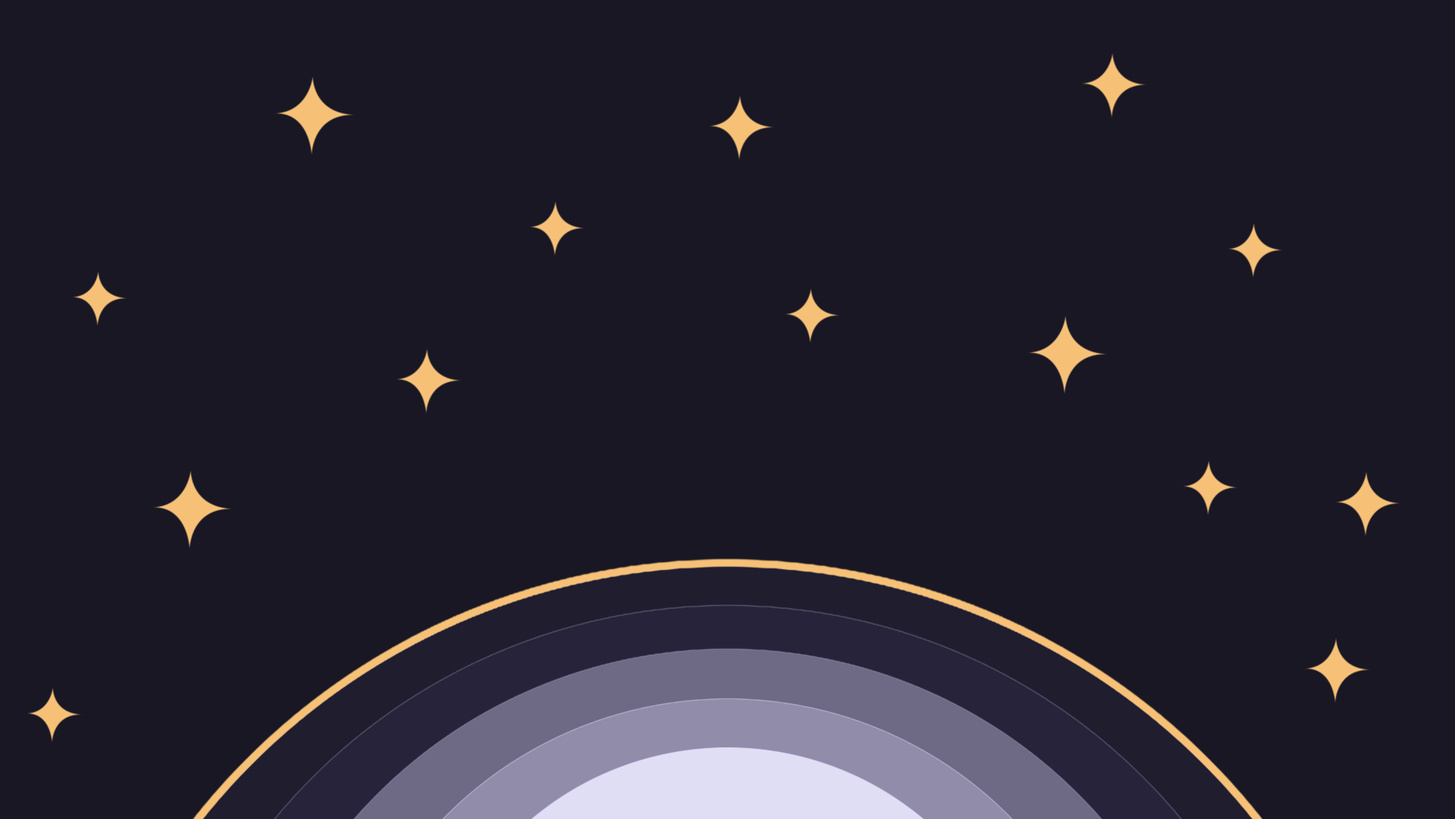
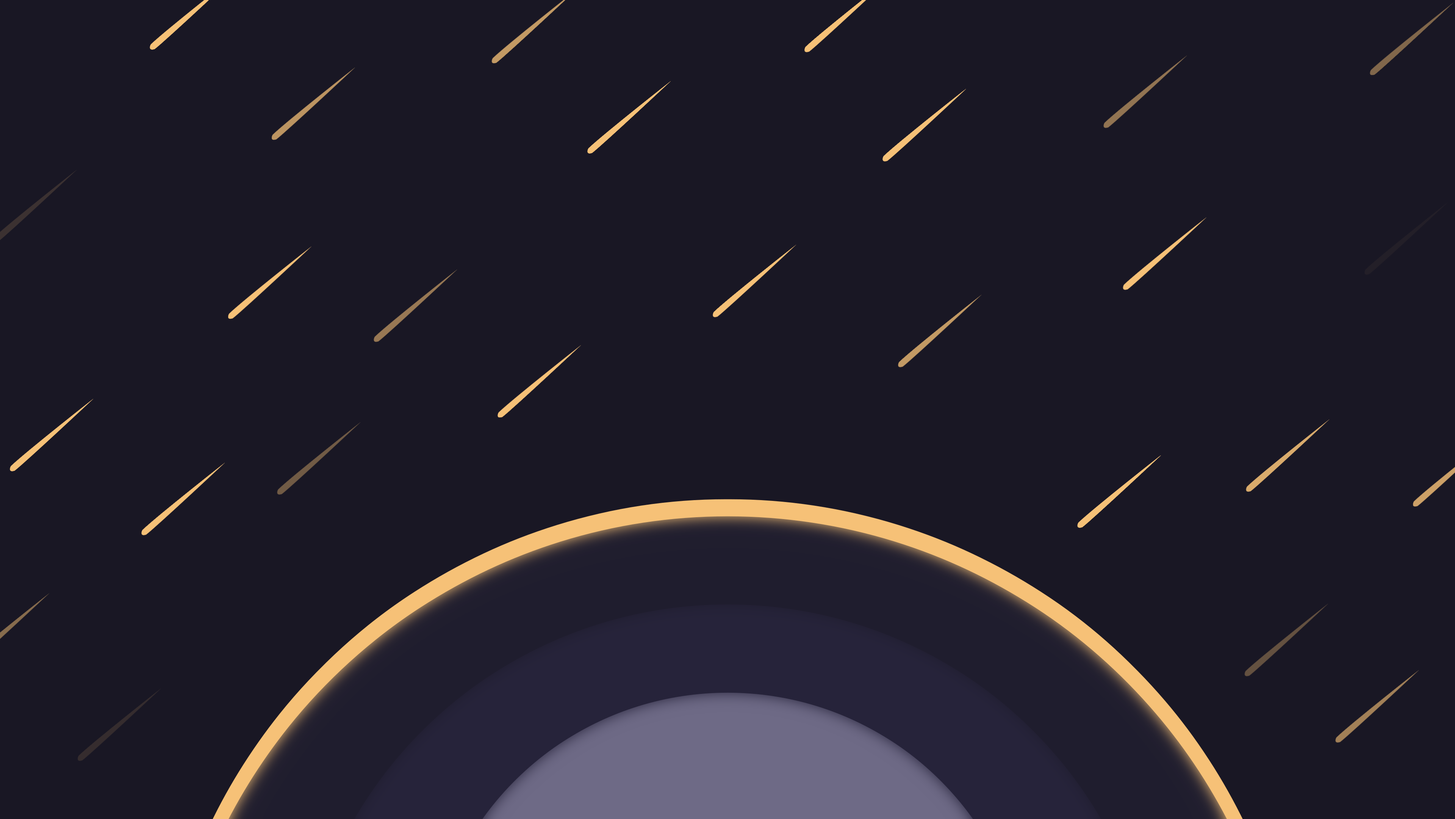
Layered file, before and after one edit (1455 x 819). Changes by layer:
removed group "Circles" (6 layers) over [192, 558, 1264, 819]
renamed "Circle_1" to "Arc_Small", moved it out of group "Circles", painted on it, masked it over [482, 692, 974, 819]
removed layer "Circle_2" from group "Circles" over [440, 697, 1015, 819]
removed layer "Circle_3" from group "Circles" over [352, 647, 1104, 819]
removed layer "Circle_4" from group "Circles" over [272, 603, 1184, 819]
removed layer "Circle_5" from group "Circles" over [201, 565, 1255, 819]
added layer "Arc_Medium" above "Arc_Large" over [354, 604, 1102, 819]
added layer "Arc_Large" above "Glow" over [228, 515, 1228, 819]
moved "Glow" out of group "Circles", painted on it over [191, 498, 1264, 819]
removed layer "stars" over [26, 53, 1402, 743]
added layer "Shooting_Stars" above "Background" over [0, 0, 1455, 761]
